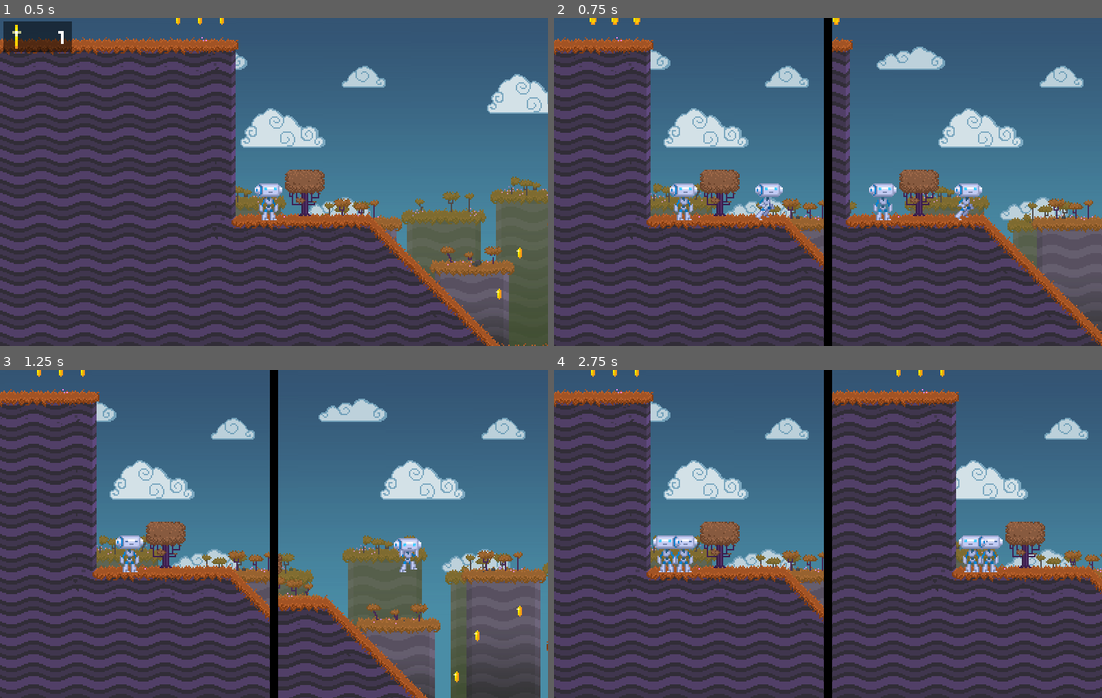
Above: before the commit, frames 1-4 (two rows, left to right).
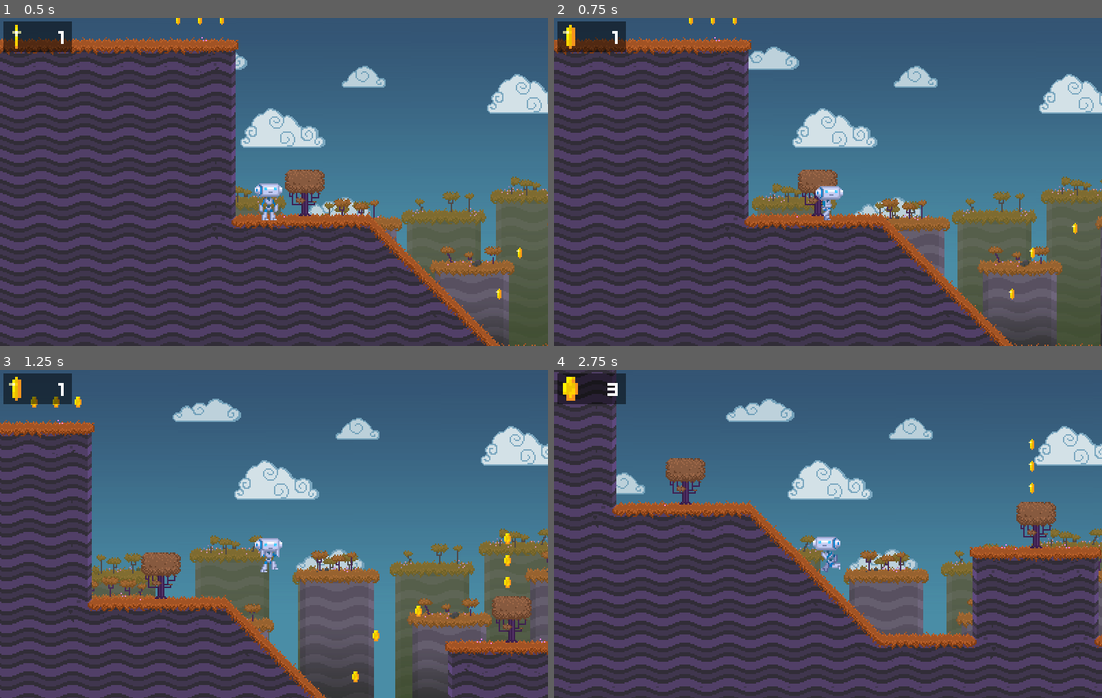
Above: after the commit, the same moments.

Repository: sakurasoooo/2DPlatformerDemo
Game: Godot game, scene res://src/Main/Game.tscn
The game is run twice, just before and just after one commit, with the same random seed, the same clock (stepped at 60 frames per second) and the same inputs.
Inputs:
- Up to frame 1 (0.5 s): no input
- Up to frame 2 (0.75 s): hold Right (move_right) from 0.53 s (still down); hold Tab (splitscreen) from 0.53 s (still down)
- Up to frame 3 (1.25 s): keep holding Right (move_right); keep holding Tab (splitscreen); tap Up (jump) at 0.77 s
- Up to frame 4 (2.75 s): release Tab (splitscreen) at 1.28 s; tap Space (shoot) at 1.35 s; tap Up (jump) at 1.52 s; tap Tab (splitscreen) at 1.55 s; release Right (move_right) at 2.03 s; hold Left (move_left) from 2.03 s (still down); hold Tab (splitscreen) from 2.03 s (still down)

Frame 1 is identical in both runs. In frame 2, 43% of the frame differs, in the area x 0-100%, y 0-100%; in frame 3, 51%; in frame 4, 48%.
Error before the commit: Attempt to call function 'connect' in base 'null instance' on a null instance. (res://src/UserInterface/CoinsCounter.gd:18)

Commit message:
disable 2p

Diff:
--- a/project.godot
+++ b/project.godot
@@ -221,6 +221,11 @@
 , Object(InputEventKey,"resource_local_to_scene":false,"resource_name":"","device":0,"alt":false,"shift":false,"control":false,"meta":false,"command":false,"pressed":false,"scancode":16777218,"physical_scancode":0,"unicode":0,"echo":false,"script":null)
  ]
 }
+Restart={
+"deadzone": 0.5,
+"events": [ Object(InputEventKey,"resource_local_to_scene":false,"resource_name":"","device":0,"alt":false,"shift":false,"control":false,"meta":false,"command":false,"pressed":false,"scancode":82,"physical_scancode":0,"unicode":0,"echo":false,"script":null)
+ ]
+}
 
 [layer_names]
 
--- a/src/Main/Game.gd
+++ b/src/Main/Game.gd
@@ -38,13 +38,16 @@
 			_pause_menu.close()
 		get_tree().set_input_as_handled()
 
-	elif event.is_action_pressed("splitscreen"):
-		if name == "Splitscreen":
-			# We need to clean up a little bit first to avoid Viewport errors.
-			$Black/SplitContainer/ViewportContainer1.free()
-			$Black.queue_free()
-			# warning-ignore:return_value_discarded
-			get_tree().change_scene("res://src/Main/Game.tscn")
-		else:
-			# warning-ignore:return_value_discarded
-			get_tree().change_scene("res://src/Main/Splitscreen.tscn")
+	# elif event.is_action_pressed("splitscreen"):
+	# 	if name == "Splitscreen":
+	# 		# We need to clean up a little bit first to avoid Viewport errors.
+	# 		$Black/SplitContainer/ViewportContainer1.free()
+	# 		$Black.queue_free()
+	# 		# warning-ignore:return_value_discarded
+	# 		get_tree().change_scene("res://src/Main/Game.tscn")
+	# 	else:
+	# 		# warning-ignore:return_value_discarded
+	# 		get_tree().change_scene("res://src/Main/Splitscreen.tscn")
+
+	elif event.is_action_pressed("Restart"):
+		get_tree().change_scene("res://src/Main/Game.tscn")
Not shown, changed: README.md
